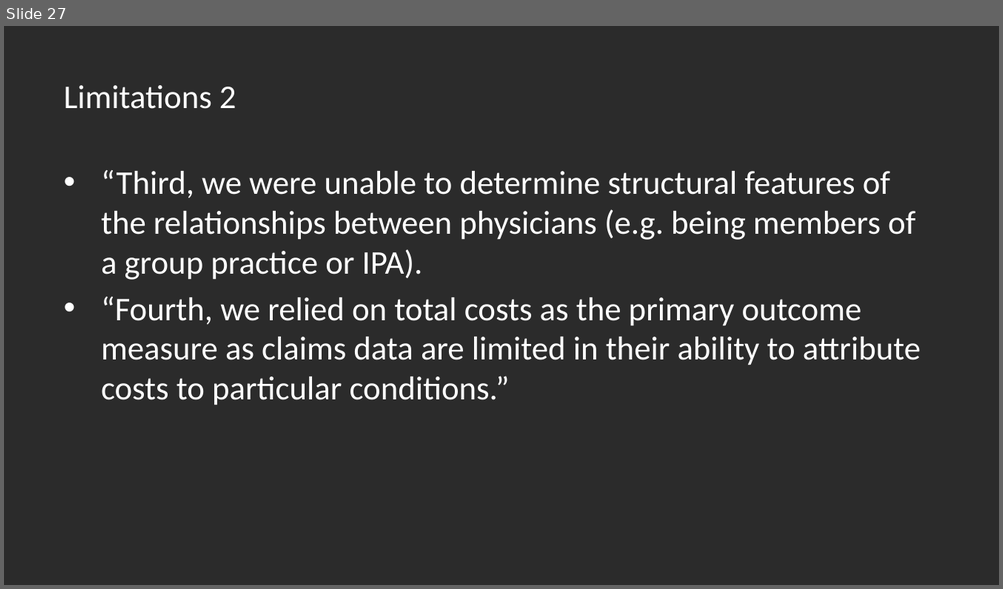
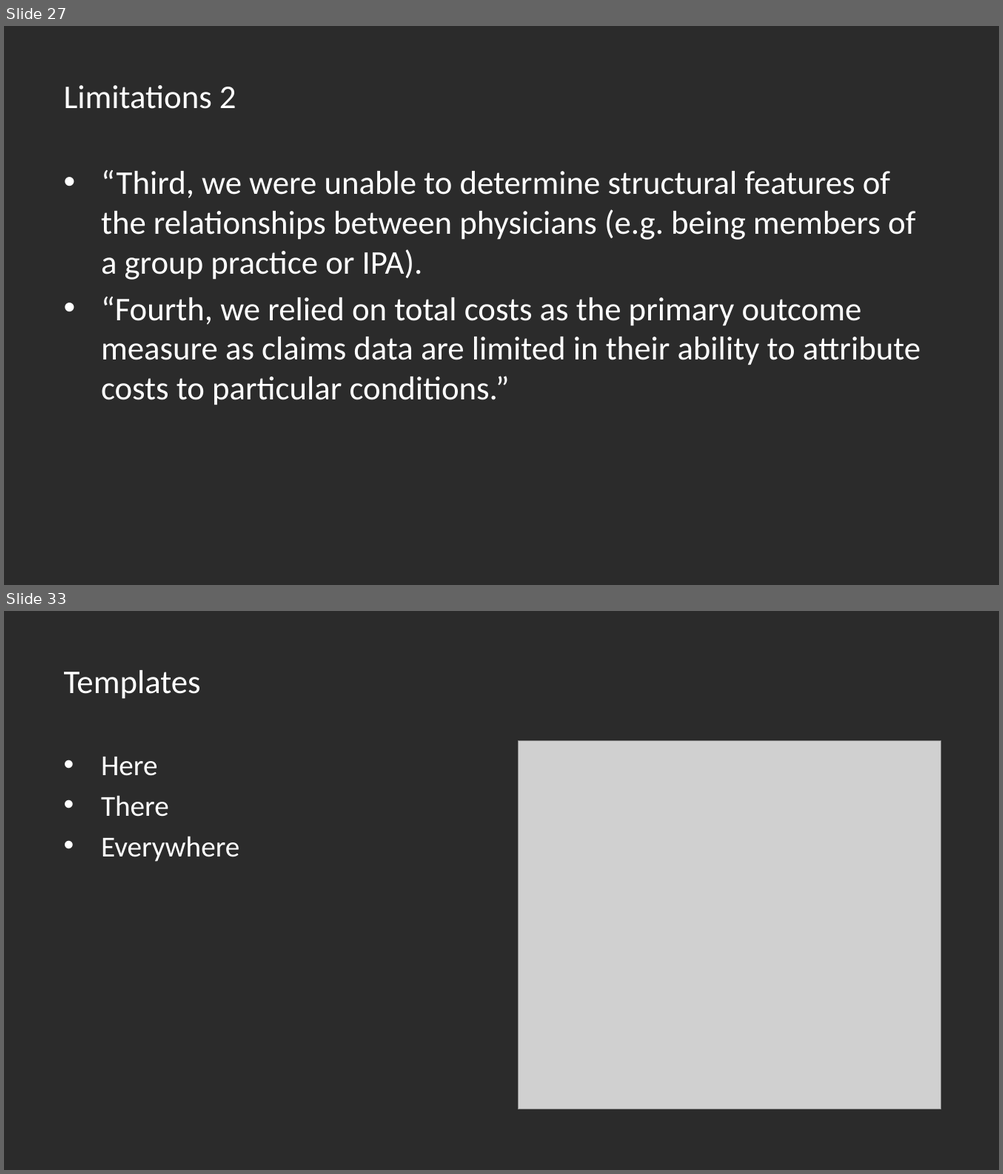
Before and after one commit to thadryanjs/presentations, a slide deck: Rotation1/Rotation1.pptx. Shown one above the other, each under a label of ours: slide 27 before the commit, slides 27 and 33 after it; the slides between them are not shown. The pictures are 1003x589 and 1003x1174 pixels, drawn with LibreOffice and Linux fonts; fonts in the diff are those of the drawing; grey boxes stand for pictures; background and template pictures are left out; a plain dark background stands for a picture behind light text. Boxes give left, top, right and bottom in pixels: in the first picture for what was removed or moved away, otherwise in the second. Text is boxed around its words. In the diff, an @@ line names an element or a change of style, - is before the commit and + after.

```diff
--- a/Rotation1/Rotation1.pptx
+++ b/Rotation1/Rotation1.pptx
@@ slide 33 added at (4, 611, 999, 1170), background picture (left out) @@
@@ title added at (64, 670, 201, 699), 24 pt, text #FFFFFF @@
+Templates
@@ picture added at (518, 741, 941, 1111) @@
@@ text added at (101, 757, 239, 862), 21 pt, text #FFFFFF @@
+• Here
+• There
+• Everywhere
```
Also in this commit, not shown: 2 slides changed, 5 other slides added, 1 other file.
